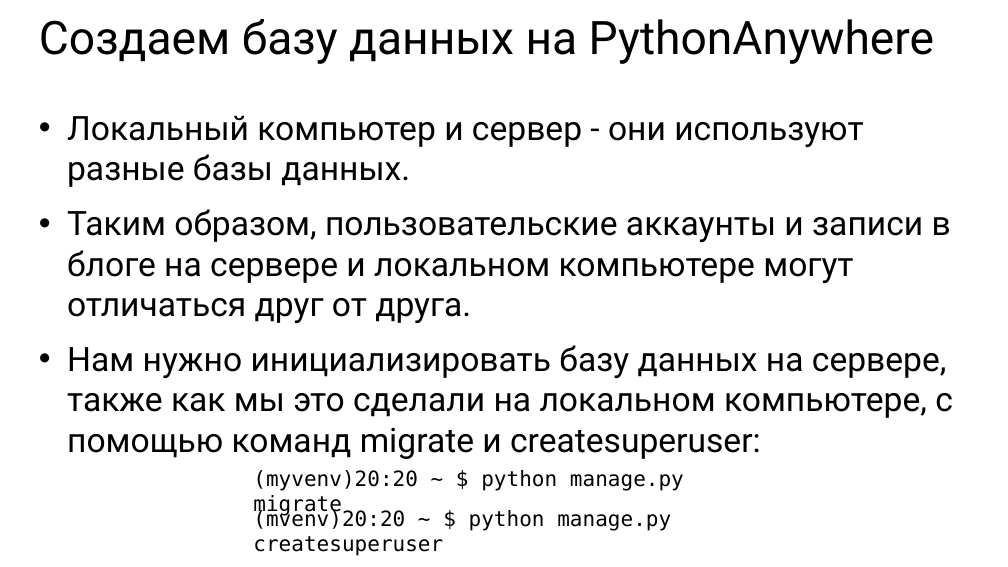
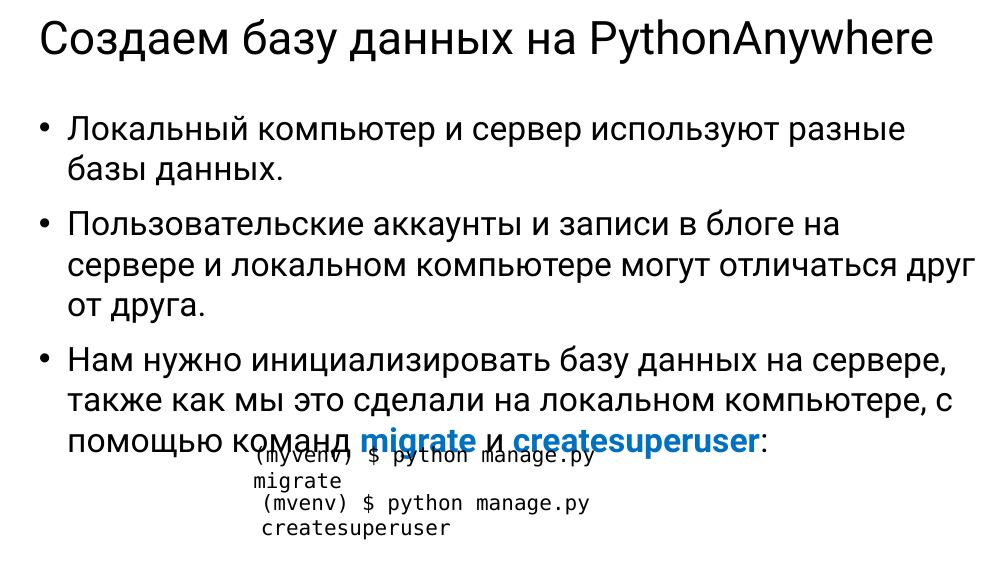
Before and after one commit to maxchv/LearnPython, a slide deck: slide 5 of week15/deploy.pptx. Drawn at 1008x567 pixels with LibreOffice and Linux fonts; fonts in the diff are those of the drawing. Boxes give left, top, right and bottom in pixels: in the first picture for what was removed or moved away, otherwise in the second. Text is boxed around its words. In the diff, an @@ line names an element or a change of style, - is before the commit and + after.

```diff
--- a/week15/deploy.pptx
+++ b/week15/deploy.pptx
@@ text at (67, 115, 975, 323): text changed @@
-• Локальный компьютер и сервер - они используют разные базы данных.
-• Таким образом, пользовательские аккаунты и записи в блоге на сервере и локальном компьютере могут отличаться друг от друга.
+• Локальный компьютер и сервер используют разные базы данных.
+• Пользовательские аккаунты и записи в блоге на сервере и локальном компьютере могут отличаться друг от друга.
@@ text at (67, 345, 953, 460): text colour #000000 to #0070C0, bold on in "migrate createsuperuser:" @@
@@ text at (253, 445, 595, 493): text changed @@
-(myvenv)20:20 ~ $ python manage.py migrate
+(myvenv) $ python manage.py migrate
@@ text at (261, 494, 590, 540): text changed @@
-(mvenv)20:20 ~ $ python manage.py createsuperuser
+(mvenv) $ python manage.py createsuperuser
```
Also in this commit, not shown: 6 other slides changed.
